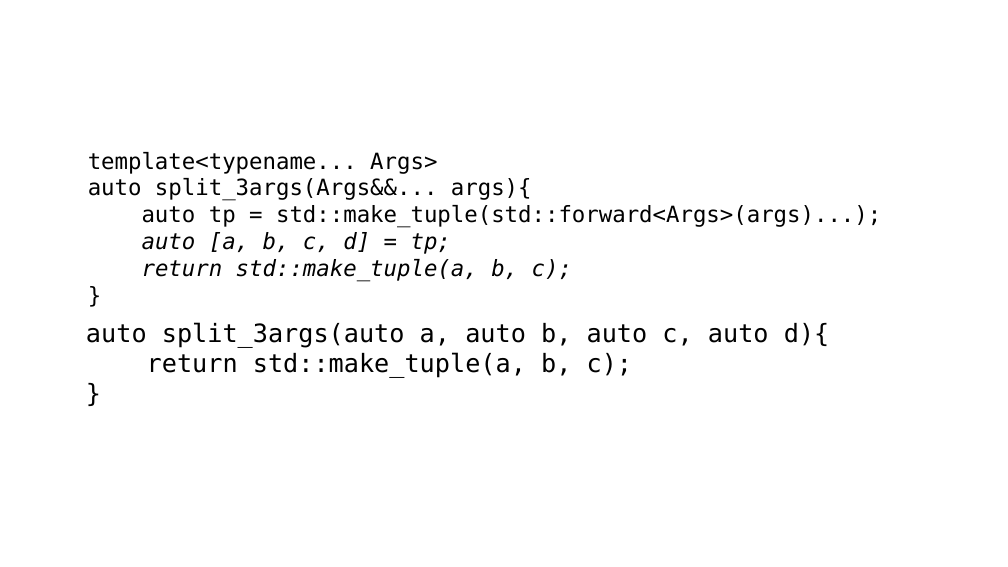
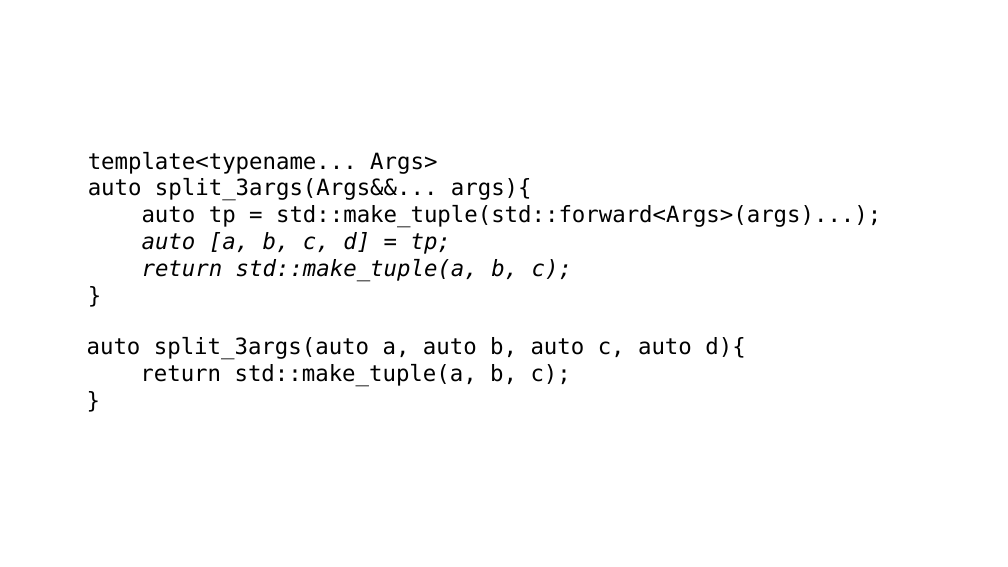
Before and after one commit to qicosmos/cppcon2017, a slide deck: slide 8 of CPP-Summit.pptx. Drawn at 1008x567 pixels with LibreOffice and Linux fonts; fonts in the diff are those of the drawing; background and template pictures are left out. Boxes give left, top, right and bottom in pixels: in the first picture for what was removed or moved away, otherwise in the second. Text is boxed around its words. In the diff, an @@ line names an element or a change of style, - is before the commit and + after.

```diff
--- a/CPP-Summit.pptx
+++ b/CPP-Summit.pptx
@@ text "auto split_3args(auto a, auto b, ...": place and size @@
-text "auto split_3args(auto a, auto b, ..." at (86, 322, 830, 378)
+text "auto split_3args(auto a, auto b, ..." at (87, 337, 745, 387)
@@ text "auto split_3args(auto a, auto b, ..." at (87, 337, 745, 387): size 18 to 16 pt @@
```
Also in this commit, not shown: 33 other slides changed.
